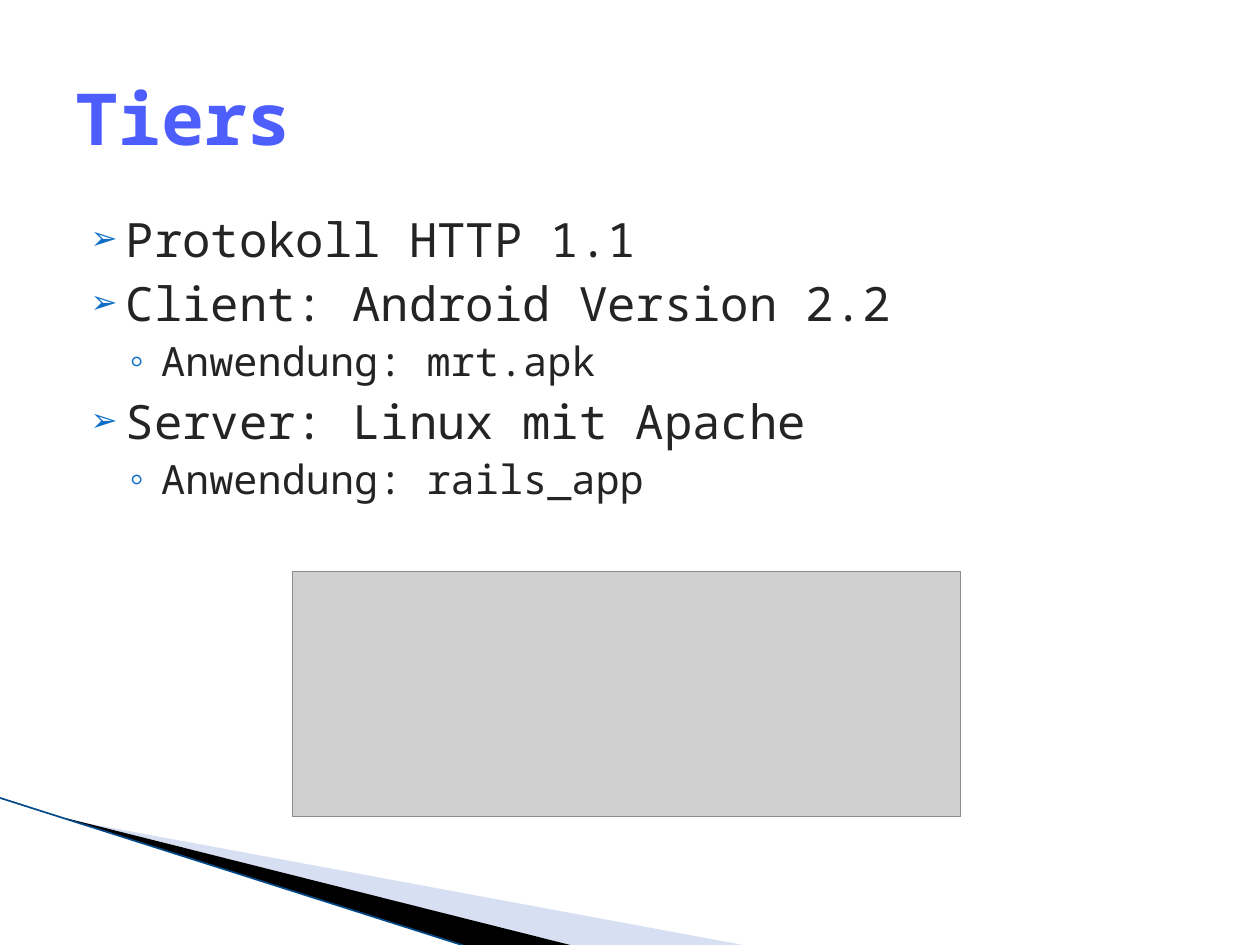
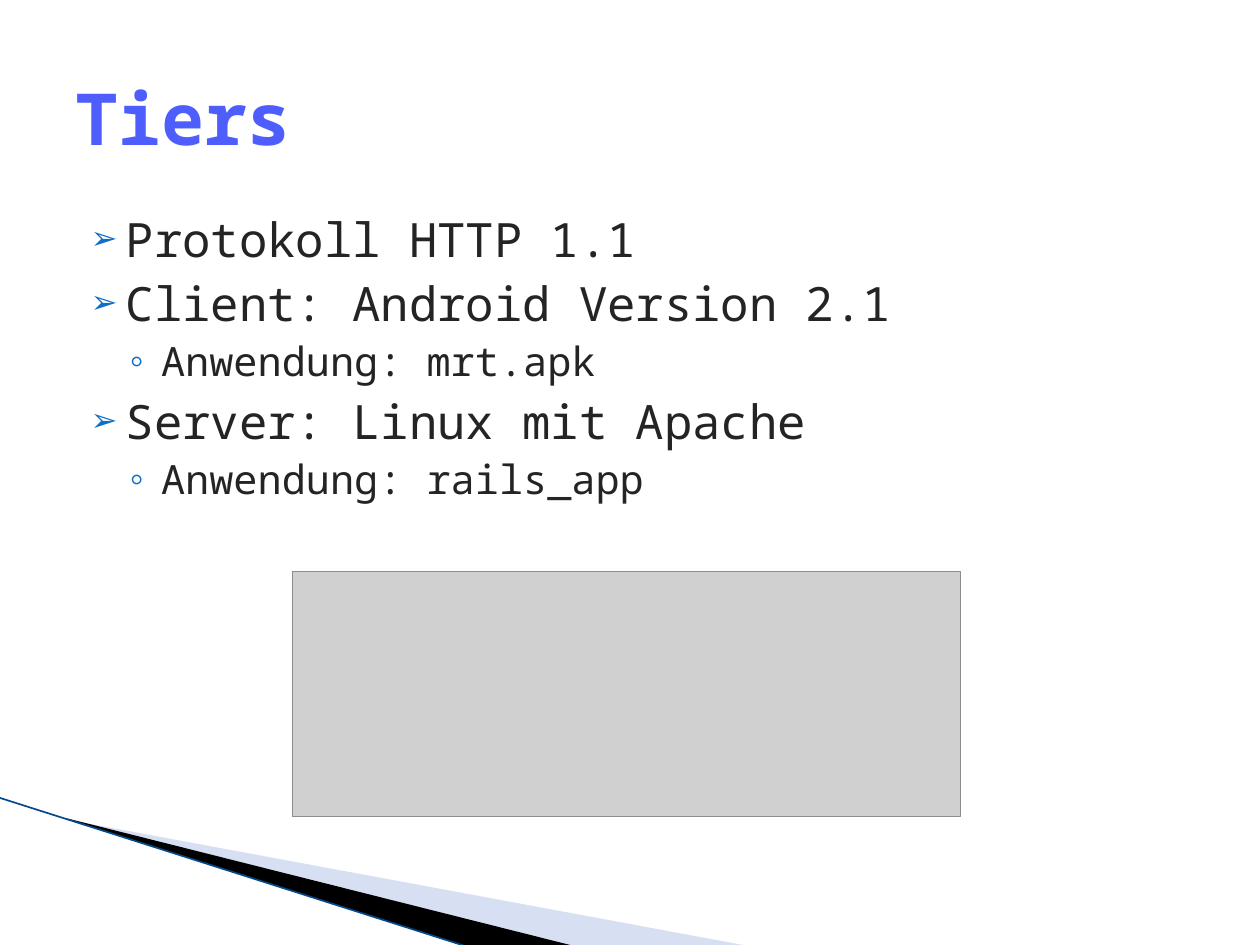
Before and after one commit to lukaselmer/hsr-mrt-software-engineering-2-project, a slide deck: slide 9 of doc/05_Design/praesentation.pptx. Drawn at 1260x945 pixels with LibreOffice and Linux fonts; fonts in the diff are those of the drawing; grey boxes stand for pictures; background and template pictures are left out. Boxes give left, top, right and bottom in pixels: in the first picture for what was removed or moved away, otherwise in the second. Text is boxed around its words. In the diff, an @@ line names an element or a change of style, - is before the commit and + after.

```diff
--- a/doc/05_Design/praesentation.pptx
+++ b/doc/05_Design/praesentation.pptx
@@ text at [126,285,891,322]: text changed @@
-➢ Client: Android Version 2.2
+➢ Client: Android Version 2.1
```
Also in this commit, not shown: 5 other slides changed, 4 slides added, 3 slides removed, 2 other files.
